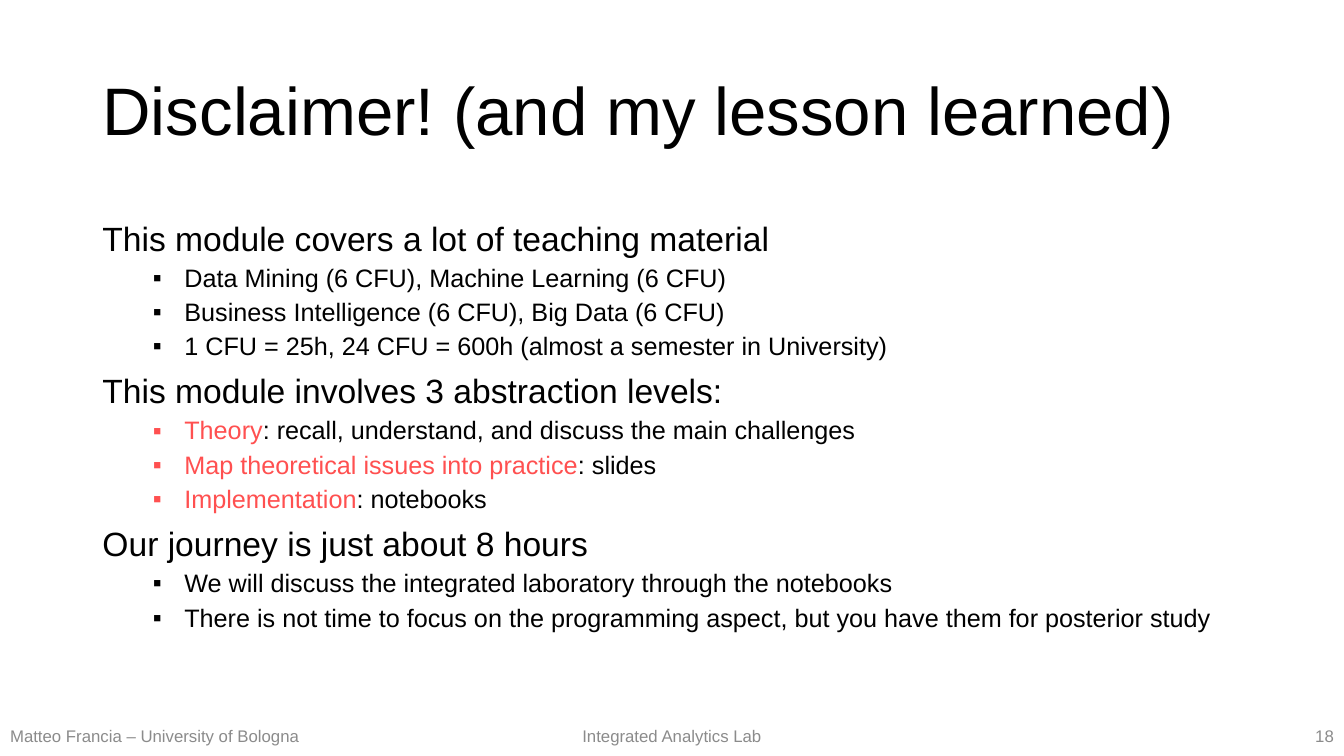
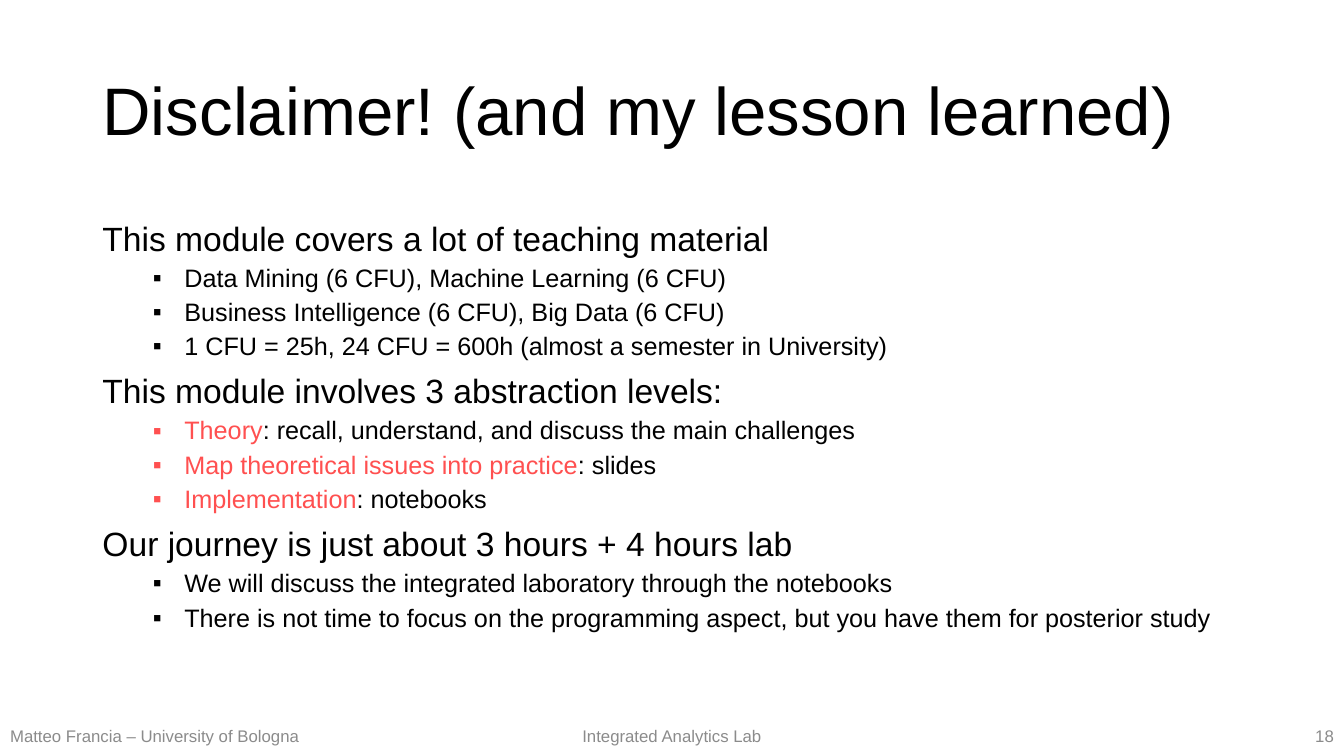
Before and after one commit to w4bo/teaching-handsondatapipelines, a slide deck: slide 18 of materials/00-Intro.pptx. Drawn at 1344x756 pixels with LibreOffice and Linux fonts; fonts in the diff are those of the drawing. Boxes give left, top, right and bottom in pixels: in the first picture for what was removed or moved away, otherwise in the second. Text is boxed around its words. In the diff, an @@ line names an element or a change of style, - is before the commit and + after.

```diff
--- a/materials/00-Intro.pptx
+++ b/materials/00-Intro.pptx
@@ text at [102,531,792,563]: text changed @@
-Our journey is just about 8 hours
+Our journey is just about 3 hours + 4 hours lab
```
Also in this commit, not shown: 5 other slides changed.
